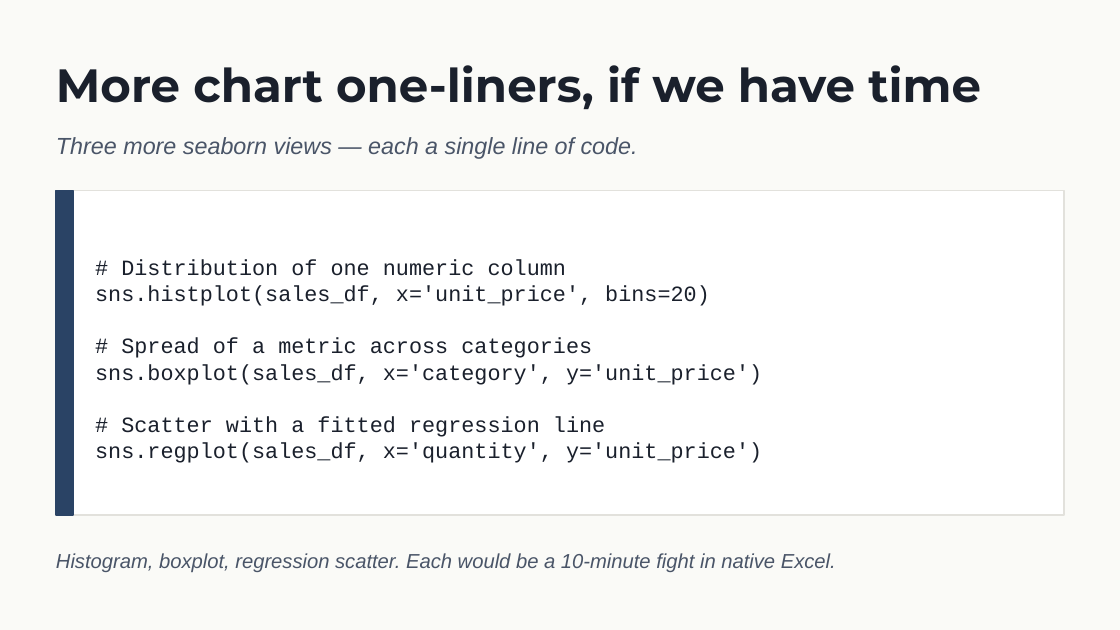
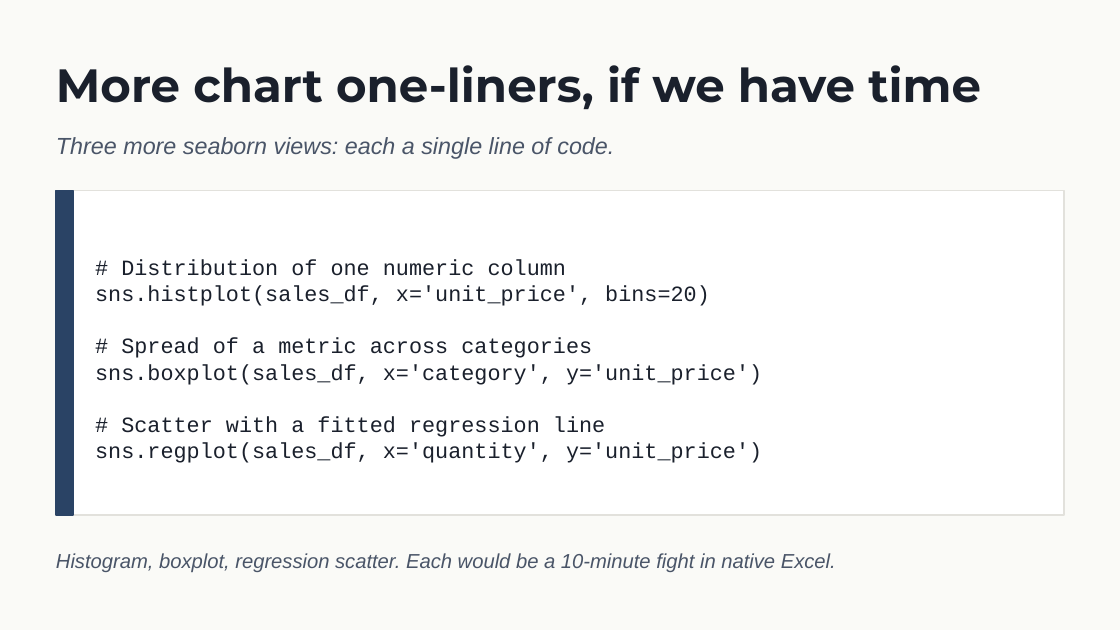
Before and after one commit to stringfestdata/python-in-excel-your-first-hour, a slide deck: slide 22 of python-in-excel-first-hour-deck.pptx. Drawn at 1120x630 pixels with LibreOffice and Linux fonts; fonts in the diff are those of the drawing. Boxes give left, top, right and bottom in pixels: in the first picture for what was removed or moved away, otherwise in the second. Text is boxed around its words. In the diff, an @@ line names an element or a change of style, - is before the commit and + after.

```diff
--- a/python-in-excel-first-hour-deck.pptx
+++ b/python-in-excel-first-hour-deck.pptx
@@ text at (56,137,614,159): text changed @@
-Three more seaborn views — each a single line of code.
+Three more seaborn views: each a single line of code.
```
Also in this commit, not shown: 14 other slides changed, 2 other files.
